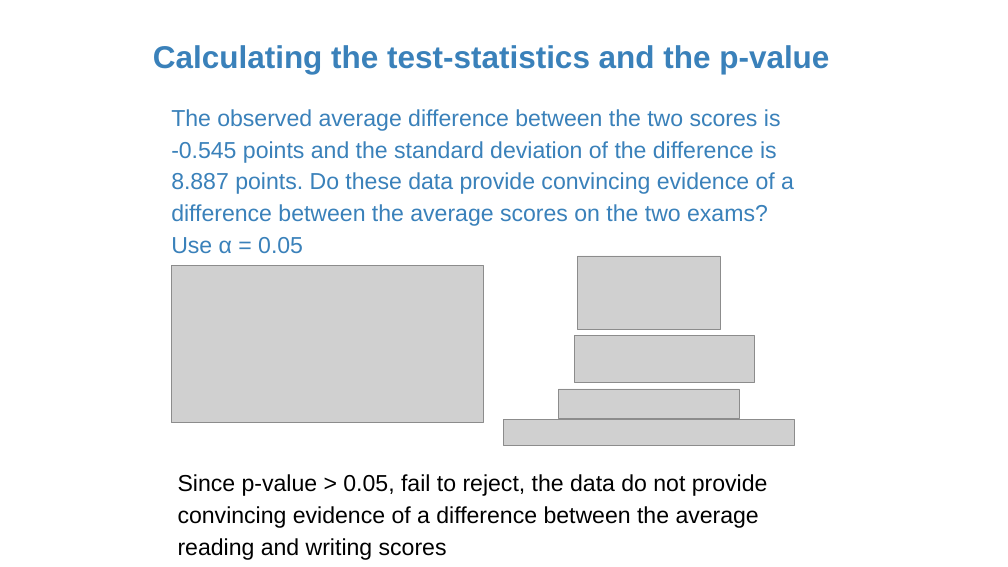
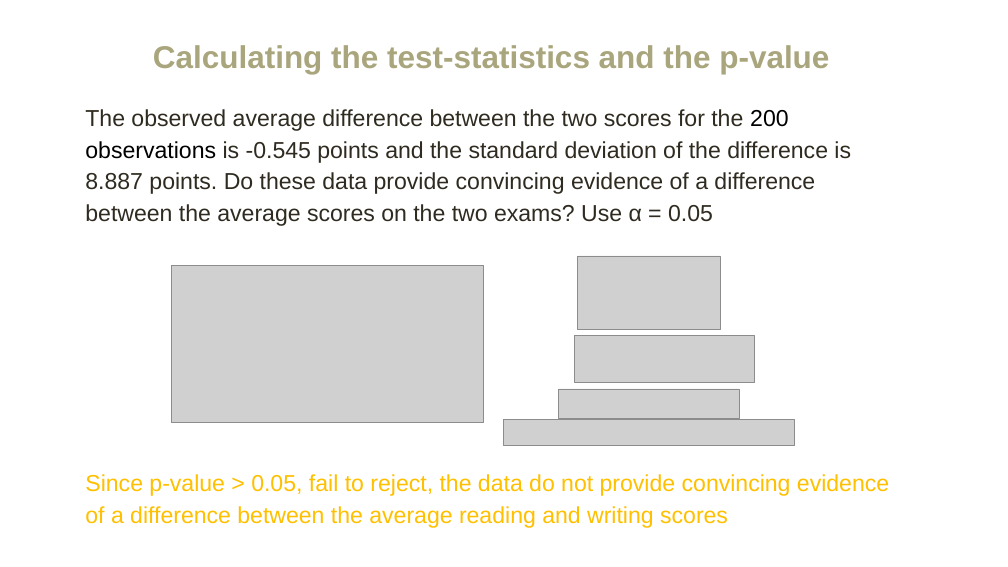
Before and after one commit to amosca01/MATH108-F23, a slide deck: slide 28 of slides/11-paired-data.pptx (slide 21 before the commit). Drawn at 1008x567 pixels with LibreOffice and Linux fonts; fonts in the diff are those of the drawing; grey boxes stand for pictures. Boxes give left, top, right and bottom in pixels: in the first picture for what was removed or moved away, otherwise in the second. Text is boxed around its words. In the diff, an @@ line names an element or a change of style, - is before the commit and + after.

```diff
--- a/slides/11-paired-data.pptx
+++ b/slides/11-paired-data.pptx
@@ text "Calculating the test-statistics and the ..." at [153, 45, 829, 74]: text colour #3A81BA to #A9A57C @@
@@ text at [85, 109, 851, 226]: text changed; text colour #3A81BA to #2F2B20 @@
-The observed average difference between the two scores is -0.545 points and the standard deviation of the difference is 8.887 points. Do these data provide convincing evidence of a difference between the average scores on the two exams? Use α = 0.05
+The observed average difference between the two scores for the 200 observations is -0.545 points and the standard deviation of the difference is 8.887 points. Do these data provide convincing evidence of a difference between the average scores on the two exams? Use α = 0.05
@@ text "Since p-value > 0.05, fail ...": place and size @@
-text "Since p-value > 0.05, fail ..." at [178, 474, 768, 560]
+text "Since p-value > 0.05, fail ..." at [85, 474, 889, 528]
@@ text "Since p-value > 0.05, fail ..." at [85, 474, 889, 528]: text colour #000000 to #FFC000 @@
```
Also in this commit, not shown: 22 other slides changed, 14 slides added, 1 slide removed, 11 other files.
